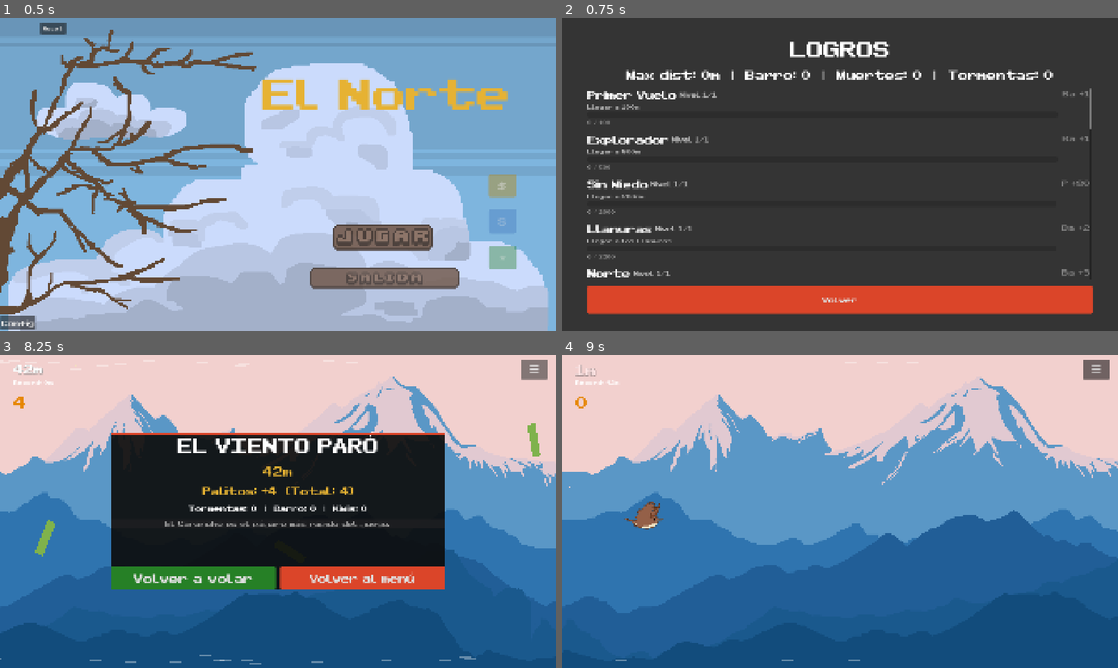
Above: before the commit, frames 1-4 (two rows, left to right).
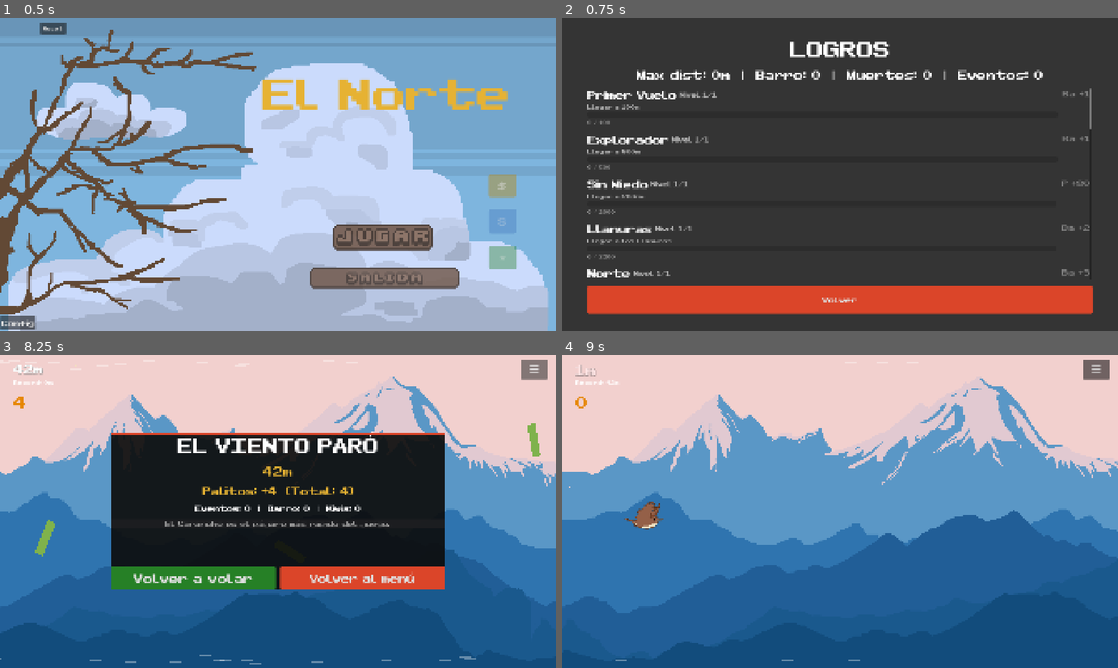
Above: after the commit, the same moments.

Repository: TomasMoreno21/El-Norte
Game: Godot game, scene res://scenes/menu/menu.tscn
Same seed, same stepped clock (60 frames per second), same inputs: the game is played once before the commit and once after it.
Inputs (mouse positions are in pixels of both pictures, inside the frame that each line leads up to):
- Up to frame 1 (0.5 s): no input
- Up to frame 2 (0.75 s): click "★" at 0.5 s
- Up to frame 3 (8.25 s): click "Volver" at 1.25 s; click "Reset" at 2 s; click (383, 574) at 2.75 s; tap Enter at 3.5 s; move the mouse to (400, 495) at 3.52 s; hold D 3.53-4.28 s; tap Tab at 3.6 s; click (400, 495) at 3.67 s; tap Space at 3.77, 4.07, 4.52, 4.82, 6.02, 6.32, 6.77, 7.07, 7.52, 7.82 s; move the mouse to (166, 527) at 4.27 s; hold S 4.28-5.03 s; tap Q at 4.35 s; move the mouse to (333, 442) at 5.02 s; hold D 5.03-5.78 s; tap E at 5.1 s; move the mouse to (250, 574) at 5.77 s; hold W 5.78-6.53 s; tap Z at 5.85 s; click (250, 574) at 5.92 s; move the mouse to (444, 558) at 6.52 s; hold A 6.53-8 s; tap X at 6.6 s; move the mouse to (111, 464) at 7.27 s; tap R at 7.35 s; click "☰" at 8 s
- Up to frame 4 (9 s): click "Volver a volar" at 8.75 s

Frame 1 is identical in both runs. In frame 2, 1.4% of the frame differs, in the area x 11-89%, y 16-20%; in frame 3, 0.4%; in frame 4, nothing differs.

Commit message:
feat: achievements de eventos mayores reemplazan tormentas

Diff:
--- a/scenes/achievements/achievements.gd
+++ b/scenes/achievements/achievements.gd
@@ -27,8 +27,8 @@
 func _update_stats() -> void:
 	var s := DataManager
 	$Bg/VBoxContainer/Estadisticas.text = (
-		"Max dist: %dm  |  Barro: %d  |  Muertes: %d  |  Tormentas: %d"
-		% [s.max_distance, s.bolas_total, s.deaths, s.storms_survived]
+		"Max dist: %dm  |  Barro: %d  |  Muertes: %d  |  Eventos: %d"
+		% [s.max_distance, s.bolas_total, s.deaths, s.major_events_total]
 	)
 
 func _populate_achievements() -> void:
--- a/scenes/data_manager/data_manager.gd
+++ b/scenes/data_manager/data_manager.gd
@@ -98,10 +98,10 @@
 		{ "target": 5, "desc": "Usar 5 revives", "reward_type": "palitos", "reward_amount": 60 },
 		{ "target": 10, "desc": "Usar 10 revives", "reward_type": "palitos", "reward_amount": 100 },
 	]},
-	"storm_survivor": { "name": "Tormentero", "cond": "storms", "idx": 5, "levels": [
-		{ "target": 3, "desc": "3 tormentas", "reward_type": "bolas", "reward_amount": 1 },
-		{ "target": 10, "desc": "10 tormentas", "reward_type": "bolas", "reward_amount": 3 },
-		{ "target": 25, "desc": "25 tormentas", "reward_type": "bolas", "reward_amount": 5 },
+	"major_survivor": { "name": "Sobreviviente", "cond": "major_events", "idx": 5, "levels": [
+		{ "target": 5, "desc": "5 eventos mayores", "reward_type": "bolas", "reward_amount": 1 },
+		{ "target": 15, "desc": "15 eventos mayores", "reward_type": "bolas", "reward_amount": 3 },
+		{ "target": 40, "desc": "40 eventos mayores", "reward_type": "bolas", "reward_amount": 5 },
 	]},
 	"calma_survivor": { "name": "Sereno", "cond": "calmas_survived", "idx": 7, "levels": [
 		{ "target": 3, "desc": "3 calmas", "reward_type": "bolas", "reward_amount": 1 },
@@ -126,8 +126,8 @@
 	"trato_hecho": { "name": "Trato Hecho", "cond": "kiwi_accepts", "idx": 10, "levels": [
 		{ "target": 20, "desc": "Aceptar 20 ofertas del kiwi", "reward_type": "none", "reward_amount": 0 },
 	]},
-	"rey_tormentas": { "name": "Rey de Tormentas", "cond": "storms_in_run", "idx": 11, "levels": [
-		{ "target": 6, "desc": "6 tormentas en una partida", "reward_type": "none", "reward_amount": 0 },
+	"major_run": { "name": "Imparable", "cond": "major_events_in_run", "idx": 11, "levels": [
+		{ "target": 10, "desc": "10 eventos mayores en una partida", "reward_type": "bolas", "reward_amount": 3 },
 	]},
 }
 
@@ -138,7 +138,7 @@
 var active_bird := "hornero"
 var bolas_total := 0
 var deaths := 0
-var storms_survived := 0
+var major_events_total := 0
 var max_distance := 0
 var completed_achievements := {}
 var pending_rewards := {}
@@ -302,7 +302,7 @@
 	active_bird = "hornero"
 	bolas_total = 0
 	deaths = 0
-	storms_survived = 0
+	major_events_total = 0
 	max_distance = 0
 	completed_achievements = {}
 	kiwi_accepts = 0
@@ -352,8 +352,8 @@
 				achieved = bolas_total >= level_data["target"]
 			"deaths":
 				achieved = deaths >= level_data["target"]
-			"storms":
-				achieved = storms_survived >= level_data["target"]
+			"major_events":
+				achieved = major_events_total >= level_data["target"]
 			"all_maxed":
 				achieved = true
 				for key in UPGRADE_COST:
@@ -369,8 +369,8 @@
 						break
 			"kiwi_accepts":
 				achieved = kiwi_accepts >= level_data["target"]
-			"storms_in_run":
-				achieved = conditions.get("storms_in_run", 0) >= level_data["target"]
+			"major_events_in_run":
+				achieved = conditions.get("major_events_in_run", 0) >= level_data["target"]
 			"total_upgrades_bought":
 				achieved = total_upgrades_bought >= level_data["target"]
 			"calmas_survived":
@@ -435,8 +435,8 @@
 			return bolas_total
 		"deaths":
 			return deaths
-		"storms":
-			return storms_survived
+		"major_events":
+			return major_events_total
 		"kiwi_accepts":
 			return kiwi_accepts
 		"total_upgrades_bought":
@@ -532,7 +532,7 @@
 		"active_bird": active_bird,
 		"bolas_total": bolas_total,
 		"deaths": deaths,
-		"storms_survived": storms_survived,
+		"major_events_total": major_events_total,
 		"max_distance": max_distance,
 		"completed_achievements": completed_achievements,
 		"pending_rewards": pending_rewards,
@@ -567,7 +567,7 @@
 				active_bird = data.get("active_bird", "hornero")
 				bolas_total = data.get("bolas_total", 0)
 				deaths = data.get("deaths", 0)
-				storms_survived = data.get("storms_survived", 0)
+				major_events_total = data.get("major_events_total", data.get("storms_survived", 0))
 				max_distance = data.get("max_distance", 0)
 				kiwi_accepts = data.get("kiwi_accepts", data.get("calandria_accepts", 0))
 				total_upgrades_bought = data.get("total_upgrades_bought", 0)
--- a/scenes/death_screen/death_screen.gd
+++ b/scenes/death_screen/death_screen.gd
@@ -90,7 +90,7 @@
 
 	$ColorRect/VBoxContainer/DistanceLabel.text = "%dm" % distance
 	$ColorRect/VBoxContainer/PalitosLabel.text = "Palitos: +%d  (Total: %d)" % [total_palitos, DataManager.palitos_balance]
-	$ColorRect/VBoxContainer/StatsLabel.text = "Tormentas: %d  |  Barro: %d  |  Kiwis: %d" % [storms, bolas, kiwis]
+	$ColorRect/VBoxContainer/StatsLabel.text = "Eventos: %d  |  Barro: %d  |  Kiwis: %d" % [storms, bolas, kiwis]
 
 	$ColorRect/VBoxContainer/BonusLabel.visible = false
 	var bonus_text := ""
--- a/scenes/main/main.gd
+++ b/scenes/main/main.gd
@@ -39,7 +39,7 @@
 var last_calma_distance := 0.0
 var last_lluvia_distance := 0.0
 var last_check_dist := 0
-var storms_in_run := 0
+var major_events_in_run := 0
 var run_bolas := 0
 var run_kiwis := 0
 var x2_palitos_active := false
@@ -160,7 +160,7 @@
 	var mods := DataManager.get_bird_modifiers()
 	bird_speed_mult = mods["speed_mult"]
 	bird_kiwi_bonus = mods["kiwi_bonus"]
-	storms_in_run = 0
+	major_events_in_run = 0
 	run_bolas = 0
 	run_kiwis = 0
 	_last_milestone_idx = 0
@@ -192,15 +192,12 @@
 	storm_time = 0.0
 	player.end_storm_gradual()
 	_schedule_next_event()
-	DataManager.storms_survived += 1
-	storms_in_run += 1
+	DataManager.major_events_total += 1
+	major_events_in_run += 1
 	AudioManager.stop_storm_wind()
 	_update_existing_obstacle_speeds()
-	var nuevos := DataManager.check_achievements({ "storms_in_run": storms_in_run })
+	var nuevos := DataManager.check_achievements({ "major_events_in_run": major_events_in_run })
 	_show_popups(nuevos)
-	if "rey_tormentas" in DataManager.completed_achievements:
-		DataManager.add_bolas(1)
-		hud.update_bolas(DataManager.bolas_balance)
 	_update_encounter_mode()
 
 func _schedule_next_event() -> void:
@@ -296,13 +293,13 @@
 	DataManager.max_distance = max(DataManager.max_distance, int(distance))
 	DataManager.mark_bird_used(DataManager.active_bird)
 	DataManager.mark_bird_distance(DataManager.active_bird, int(distance))
-	var nuevos := DataManager.check_achievements({ "distance": int(distance), "storms_in_run": storms_in_run })
+	var nuevos := DataManager.check_achievements({ "distance": int(distance), "major_events_in_run": major_events_in_run })
 	if DataManager.palitos_balance >= REVIVE_COST and _revive_available:
 		_revive_available = false
 		revive_popup.show_revive(REVIVE_COST)
 		get_tree().paused = true
 	else:
-		death_screen.show_screen(int(distance), storms_in_run, run_bolas, run_kiwis, _death_old_max)
+		death_screen.show_screen(int(distance), major_events_in_run, run_bolas, run_kiwis, _death_old_max)
 	_show_popups(nuevos)
 
 func _process(delta: float) -> void:
@@ -446,6 +443,10 @@
 			if _rear_wave_phase >= 3:
 				_rear_wave_active = false
 				_rear_wave_phase = 0
+				DataManager.major_events_total += 1
+				major_events_in_run += 1
+				var nuevos := DataManager.check_achievements({ "major_events_in_run": major_events_in_run })
+				_show_popups(nuevos)
 				_schedule_next_event()
 			else:
 				_rear_y = randf_range(200, 880)
@@ -470,6 +471,10 @@
 					if _wave_phase >= WAVE_COUNT:
 						_wave_active = false
 						_wave_phase = 0
+						DataManager.major_events_total += 1
+						major_events_in_run += 1
+						var nuevos := DataManager.check_achievements({ "major_events_in_run": major_events_in_run })
+						_show_popups(nuevos)
 						_schedule_next_event()
 					else:
 						_wave_state = WaveState.POST
@@ -849,7 +854,7 @@
 func _on_revive_reject() -> void:
 	Engine.time_scale = 1.0
 	revive_popup.visible = false
-	death_screen.show_screen(int(distance), storms_in_run, run_bolas, run_kiwis, _death_old_max)
+	death_screen.show_screen(int(distance), major_events_in_run, run_bolas, run_kiwis, _death_old_max)
 
 func _on_transition_started(msg: String) -> void:
 	hud.show_transition_message(msg)
